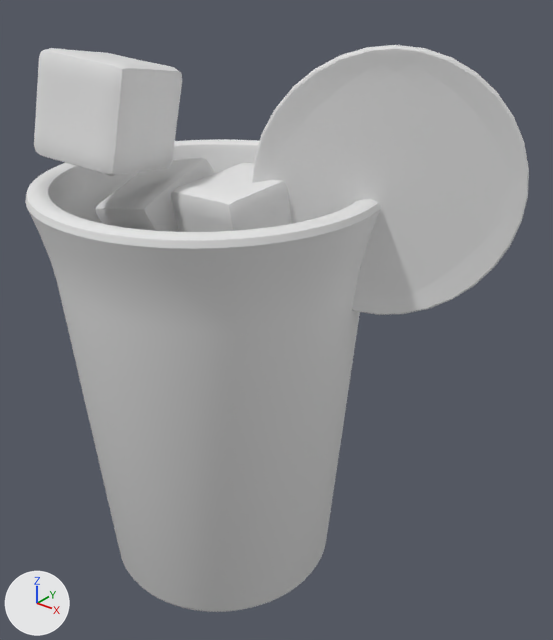
Before and after pictures for a commit that changed the OBJ model public/assets/drink-baked/blog0062.obj.
The view is the same before and after, from a camera (50 mm lens) standing at (4.22, -4.42, 5.38) and looking at (0.55, 0.17, 2.53). Lighting does not change. The marker at lower left points along +X, +Y and +Z. The first picture is the older version. Where no turn or scale is listed for an object, it has been applied to the vertices.
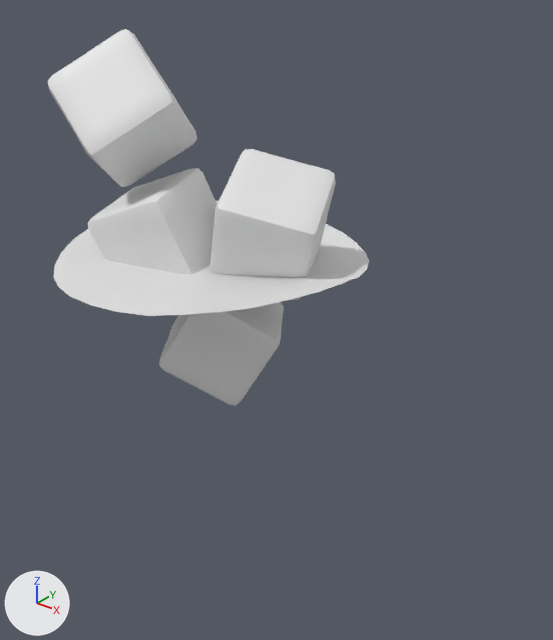
The change in detail:
me_cube is used by ob_cube; location (0.0, 0.0, 0.0).
me_cube had 386 vertices, 384 faces and spanned x -0.629..0.649, y -0.624..0.621, z 1.798..2.878.
me_cube now has 386 vertices, 384 faces and spans x -0.574..0.684, y -0.564..0.631, z 1.772..2.818.
me_cube part 1: the whole mesh is multiplied about its middle by the matrix ((-0.958, -0.28, 0.056), (-0.046, 0.347, 0.937), (-0.282, 0.895, -0.346)), then moved by (0.045, 0.035, -0.043).
me_cube_001 is used by ob_cube_001; location (0.0, 0.0, 0.0).
me_cube_001 had 386 vertices, 384 faces and spanned x -0.961..-0.003, y -0.537..0.506, z 2.695..3.8.
me_cube_001 now has 386 vertices, 384 faces and spans x -1.006..0.115, y -0.662..0.384, z 2.636..3.694.
me_cube_001 part 2: the whole mesh is multiplied about its middle by the matrix ((0.945, -0.262, -0.195), (0.3, 0.933, 0.198), (0.13, -0.245, 0.961)), then moved by (0.037, -0.124, -0.082).
me_cube_002 is used by ob_cube_002; location (0.0, 0.0, 0.0).
me_cube_002 had 386 vertices, 384 faces and spanned x -0.069..0.906, y -0.539..0.437, z 2.919..3.86.
me_cube_002 now has 386 vertices, 384 faces and spans x -0.09..1.082, y -0.398..0.764, z 2.809..3.927.
me_cube_002 part 3: the whole mesh is multiplied about its middle by the matrix ((0.165, -0.947, 0.275), (-0.222, -0.308, -0.925), (0.961, 0.092, -0.261)), then moved by (0.077, 0.234, -0.021).
me_cube_003 is used by ob_cube_003; location (0.0, 0.0, 0.0).
me_cube_003 had 386 vertices, 384 faces and spanned x -1.064..-0.102, y -0.996..0.011, z 3.758..4.717.
me_cube_003 now has 386 vertices, 384 faces and spans x -1.369..-0.129, y -0.76..0.382, z 3.535..4.812.
me_cube_003 part 4: the whole mesh is multiplied about its middle by the matrix ((0.54, -0.409, -0.736), (0.534, 0.842, -0.076), (0.651, -0.352, 0.673)), then moved by (-0.166, 0.304, -0.064).
me_plane is used by ob_plane; location (0.0, 0.0, 0.0).
me_plane had 248 vertices, 70 faces and spanned x -1.31..1.31, y -1.3..1.3, z 3.01..3.15.
me_plane now has 212 vertices, 155 faces and spans x -1.31..1.31, y -1.31..1.31, z 3.0..3.15.
me_plane part 5: 4 vertices moved within x -1.19..1.19, y -0.78..0.78, z 3.06..3.13; 196 vertices removed from x -1.31..1.31, y -1.3..1.3, z 3.01..3.15; 160 vertices added at x -1.31..1.31, y -1.31..1.31, z 3.0..3.15.
Object 'Circle.001' (ob_circle_001) is deleted.
Object 'Cylinder' (ob_cylinder) is deleted.

Location of each change, (x1, y1, x2, y2) in pixels of the pictures (553 x 640 px; the box of a moved part takes in the faces that stretch with it):
'Cylinder', deleted
    before: (25, 139, 380, 612)
'Circle.001', deleted
    before: (252, 45, 529, 315)
'Cube.003', reshaped (23% taller)
    before: (34, 48, 182, 176)
    after: (47, 29, 197, 187)
'Cube.002', reshaped
    before: (171, 163, 292, 232)
    after: (210, 149, 336, 300)
'Cube.001', reshaped
    before: (95, 158, 215, 232)
    after: (88, 168, 217, 274)
part 1 of me_cube, moved or reshaped (not visible before)
    after: (159, 302, 284, 406)
part 5 of me_plane, moved or reshaped (not visible before)
    after: (53, 201, 369, 315)
